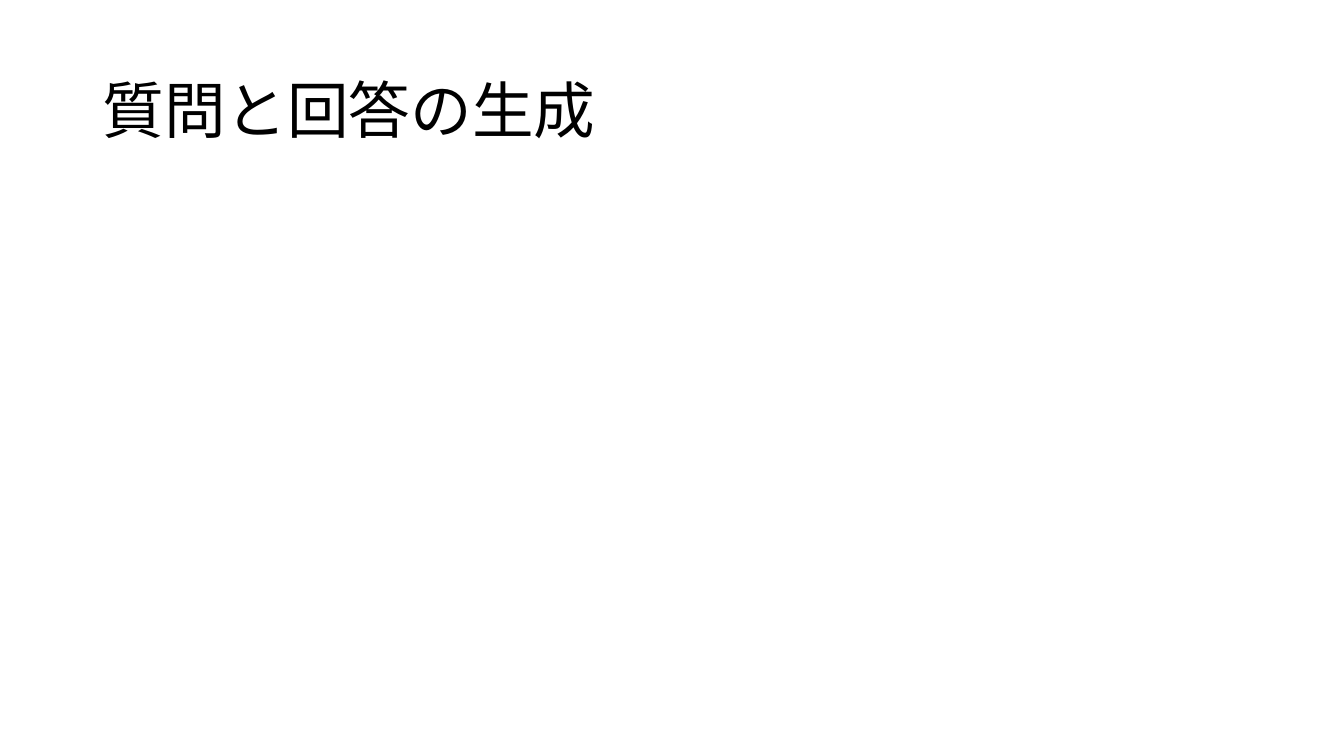
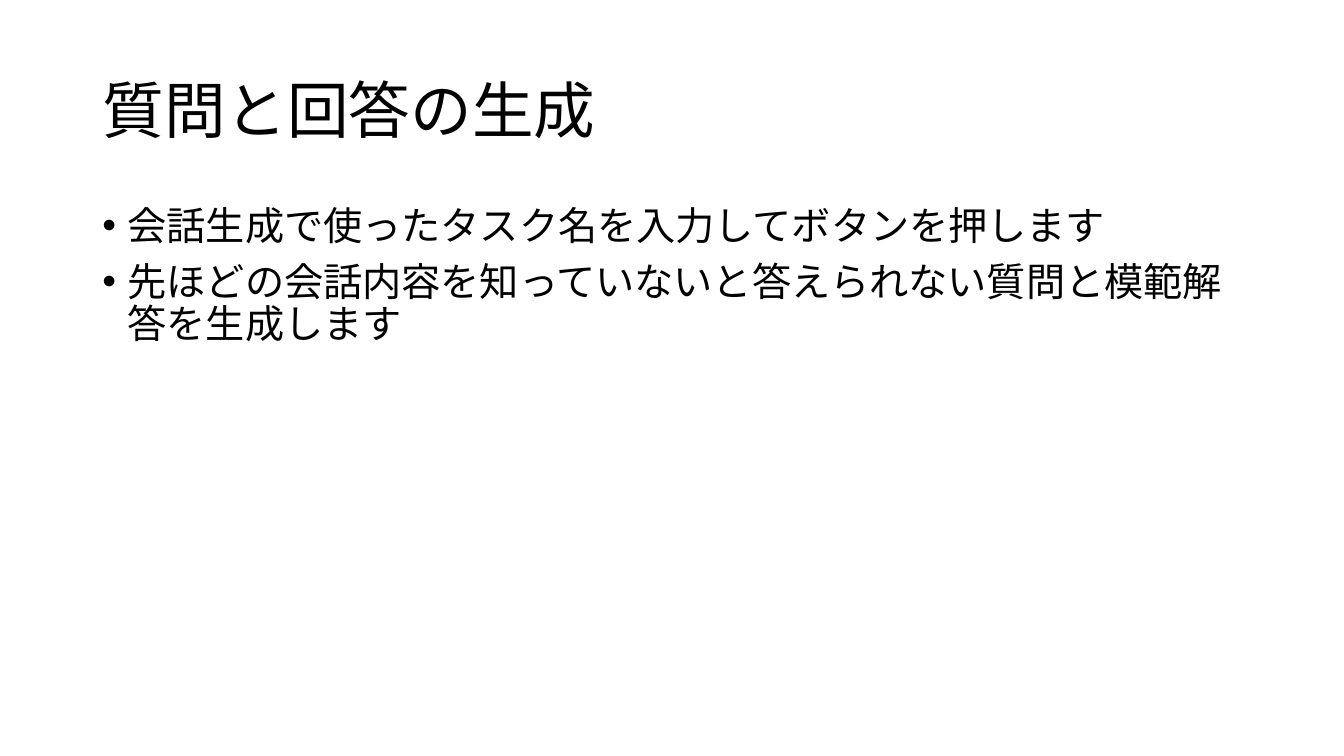
Before and after one commit to flymywife/Meta-CommunicationRAG, a slide deck: slide 10 of mcrag-app-mcp/sample/MCRAG_mcp_マニュアル.pptx (slide 8 before the commit). Drawn at 1344x756 pixels with LibreOffice and Linux fonts; fonts in the diff are those of the drawing. Boxes give left, top, right and bottom in pixels: in the first picture for what was removed or moved away, otherwise in the second. Text is boxed around its words. In the diff, an @@ line names an element or a change of style, - is before the commit and + after.

```diff
--- a/mcrag-app-mcp/sample/MCRAG_mcp_マニュアル.pptx
+++ b/mcrag-app-mcp/sample/MCRAG_mcp_マニュアル.pptx
@@ text added at box(128, 207, 1222, 341), 28 pt, text #000000 @@
+• 会話生成で使ったタスク名を入力してボタンを押します
+• 先ほどの会話内容を知っていないと答えられない質問と模範解答を生成します
```
Also in this commit, not shown: 7 other slides changed, 2 slides added, 23 other files.
